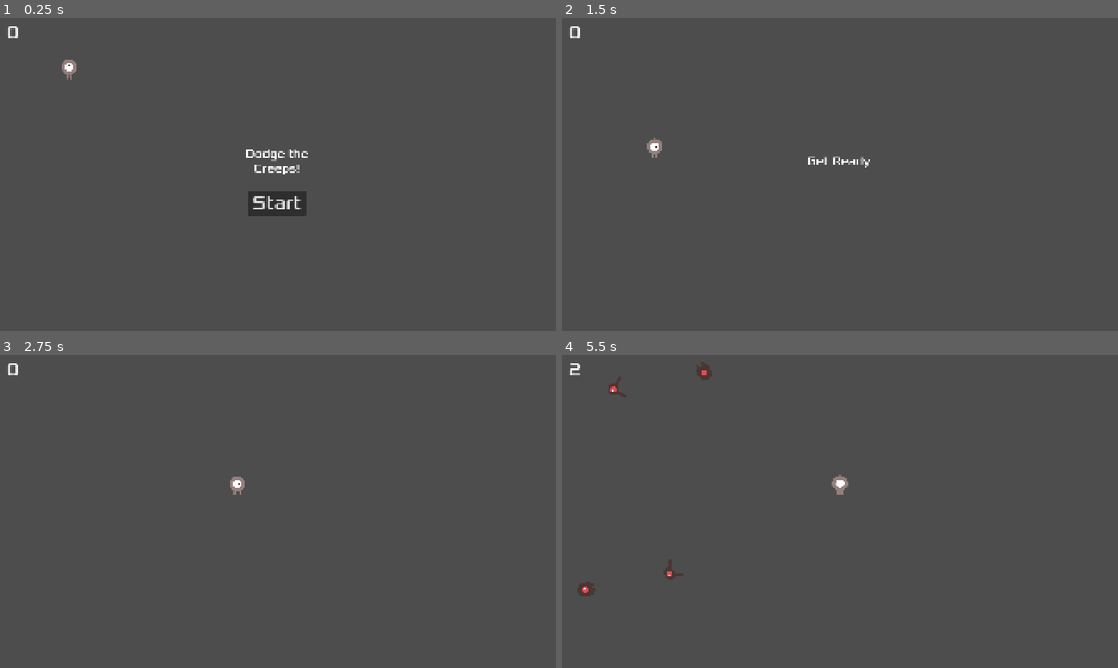
Above: before the commit, frames 1-4 (two rows, left to right).
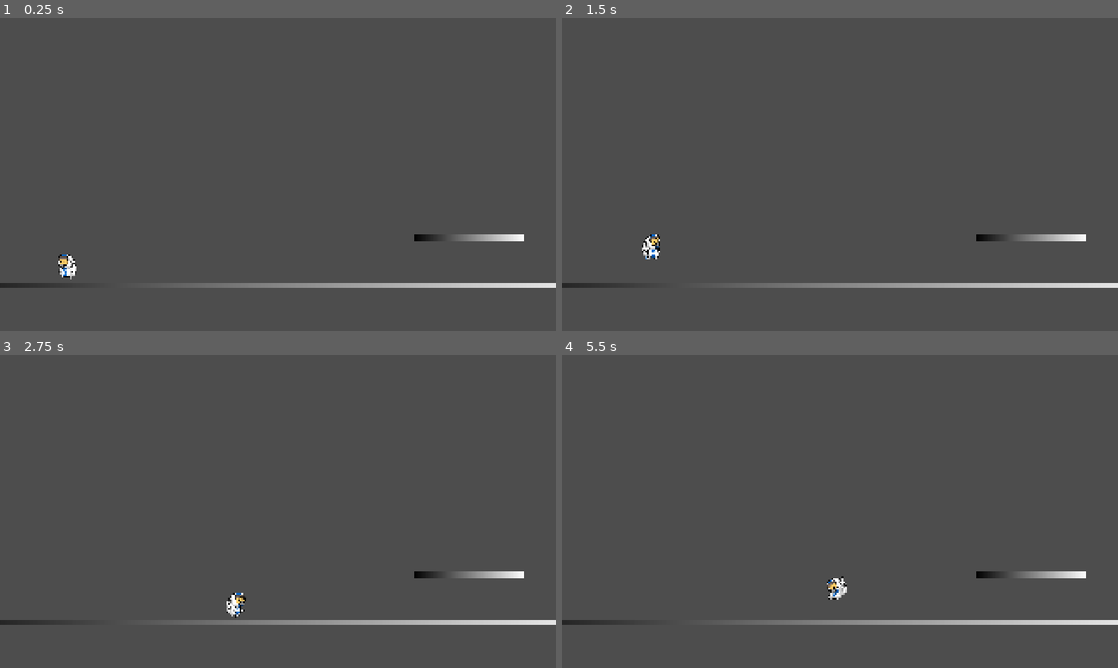
Above: after the commit, the same moments.

Repository: caiovini980/metroidvania-game
Game: Godot game, scene res://Game/Levels/Test/Test.tscn
Same seed, same stepped clock (60 frames per second), same inputs: the game is played once before the commit and once after it. Before the commit the project starts from res://template_project/Scenes/Main.tscn.
Inputs (mouse positions are in pixels of both pictures, inside the frame that each line leads up to):
- Up to frame 1 (0.25 s): no input
- Up to frame 2 (1.5 s): click (840, 202) at 0.5 s, where only the run before the commit has a clickable "Start"; hold Right (move_right) from 1.28 s (still down); tap Space (jump) at 1.35 s
- Up to frame 3 (2.75 s): keep holding Right (move_right); tap Space (jump) at 1.52, 1.82, 2.1, 2.27, 2.57 s
- Up to frame 4 (5.5 s): release Right (move_right) at 2.78 s; hold Left (move_left) 2.78-3.53 s; tap Space (jump) at 2.85, 3.6, 3.77, 4.07, 4.35, 4.52, 4.82, 5.1, 5.27 s; hold Right (move_right) 3.53-5.03 s; hold Left (move_left) from 5.03 s (still down)

The runs differ from the first frame. In frame 1, 2.9% of the frame differs, in the area x 0-100%, y 2-87%; in frame 2, 2.0%; in frame 3, 1.9%; in frame 4, 2.3%.

Commit message:
Added jump effect, step SFXs and VFX

Diff:
--- a/game/Game/Characters/Player/Player.gd
+++ b/game/Game/Characters/Player/Player.gd
@@ -1,14 +1,22 @@
 class_name Player extends CharacterBase
 
-@export var jump_velocity: float = -400
-@export var move_direction: Vector2
+@export_group("Control Variables")
+@export var jump_force: float
+
+@export_group("Animation")
 @export var animation_player: AnimationPlayer
 @export var animated_sprite: AnimatedSprite2D
 
-@export var current_velocity: Vector2
+@export_group("Particles")
+@export var step_particles: GPUParticles2D
+
+@export_group("Audio")
+@export var audio_player: AudioStreamPlayer2D
+@export var steps_sfx: Array[AudioStream]
 
 var last_faced_direction: Vector2 = Vector2.ZERO
 var has_jumped: bool = false
+var move_direction: Vector2
 
 func _enter_tree():
 	gravity = ProjectSettings.get_setting("physics/2d/default_gravity")
@@ -19,14 +27,15 @@
 	if animated_sprite == null:
 		animated_sprite = $Sprite
 
+	if step_particles == null:
+		step_particles = $StepParticles
+
 	print("Instantiated Player")
 
 func update(delta: float) -> void:
 	_handle_input(delta)
 
 func _handle_input(delta: float) -> void:
-	current_velocity = velocity
-
 	# handle movement
 	move_direction = Vector2.ZERO
 
@@ -54,7 +63,6 @@
 func handle_animations() -> void:
 	if !is_on_floor():
 		if velocity.y > 0 and !has_jumped:
-			print("playing falling")
 			animation_player.play("falling")
 		else:
 			animation_player.play("jump")
@@ -66,8 +74,13 @@
 		else:
 			animation_player.play("idle")
 
+func on_step() -> void:
+	step_particles.restart()
+	step_particles.emitting = true
+	audio_player.stream = steps_sfx[randi_range(0, steps_sfx.size() - 1)]
+	audio_player.play()
+
 func _jump() -> void:
 	if is_on_floor():
-		print("playing jump")
-		velocity.y = jump_velocity
+		velocity.y = jump_force
 		has_jumped = true
--- a/game/Game/Characters/Player/Player.tscn
+++ b/game/Game/Characters/Player/Player.tscn
@@ -1,14 +1,24 @@
-[gd_scene load_steps=64 format=3 uid="uid://bh2rxmxy4sgqy"]
+[gd_scene load_steps=80 format=3 uid="uid://bh2rxmxy4sgqy"]
 
 [ext_resource type="Script" uid="uid://b0nfdhryt1x7n" path="res://Game/Characters/Player/Player.gd" id="1_nnbg8"]
+[ext_resource type="AudioStream" uid="uid://c52bdlq5oou74" path="res://Game/Characters/Player/Effects/SFX/Footsteps_Sand_Walk_01.wav" id="2_xp8ll"]
+[ext_resource type="AudioStream" uid="uid://jb58ua7bamhn" path="res://Game/Characters/Player/Effects/SFX/Footsteps_Sand_Walk_02.wav" id="3_0fq0d"]
 [ext_resource type="Texture2D" uid="uid://c88ru755ekrak" path="res://Game/Characters/Player/Animations/Idle/01.png" id="3_ry3dg"]
+[ext_resource type="AudioStream" uid="uid://btmby3hcfst4m" path="res://Game/Characters/Player/Effects/SFX/Footsteps_Sand_Walk_03.wav" id="4_6wwaa"]
 [ext_resource type="Texture2D" uid="uid://dsda27o3l0hg4" path="res://Game/Characters/Player/Animations/Idle/02.png" id="4_qwbmt"]
 [ext_resource type="Texture2D" uid="uid://dg056phjnyg1p" path="res://Game/Characters/Player/Animations/Idle/03.png" id="5_1coae"]
+[ext_resource type="AudioStream" uid="uid://bkyl2l5j2jd0k" path="res://Game/Characters/Player/Effects/SFX/Footsteps_Sand_Walk_04.wav" id="5_i4qf6"]
+[ext_resource type="AudioStream" uid="uid://bny7g2pjbawck" path="res://Game/Characters/Player/Effects/SFX/Footsteps_Sand_Walk_05.wav" id="6_4jmse"]
 [ext_resource type="Texture2D" uid="uid://c1wwwhks0s58" path="res://Game/Characters/Player/Animations/Idle/04.png" id="6_lb2d6"]
+[ext_resource type="AudioStream" uid="uid://bnocwsqveu6qv" path="res://Game/Characters/Player/Effects/SFX/Footsteps_Sand_Walk_06.wav" id="7_2tc04"]
 [ext_resource type="Texture2D" uid="uid://bu5briri41tgd" path="res://Game/Characters/Player/Animations/Idle/05.png" id="7_ayuli"]
 [ext_resource type="Texture2D" uid="uid://cptm1tebkmv00" path="res://Game/Characters/Player/Animations/Idle/06.png" id="8_3ra76"]
+[ext_resource type="AudioStream" uid="uid://dvdgq5yxowuk2" path="res://Game/Characters/Player/Effects/SFX/Footsteps_Sand_Walk_07.wav" id="8_xcu25"]
 [ext_resource type="Texture2D" uid="uid://3elc2jvq1025" path="res://Game/Characters/Player/Animations/Idle/07.png" id="9_k6edj"]
+[ext_resource type="AudioStream" uid="uid://m28r1bknlbic" path="res://Game/Characters/Player/Effects/SFX/Footsteps_Sand_Walk_08.wav" id="9_pe2hh"]
 [ext_resource type="Texture2D" uid="uid://c3whia4chvotm" path="res://Game/Characters/Player/Animations/Idle/08.png" id="10_2vyxd"]
+[ext_resource type="AudioStream" uid="uid://do1j7jbhmyhqy" path="res://Game/Characters/Player/Effects/SFX/Footsteps_Sand_Walk_09.wav" id="10_cogra"]
+[ext_resource type="AudioStream" uid="uid://cb3fcj2w7ftyi" path="res://Game/Characters/Player/Effects/SFX/Footsteps_Sand_Walk_10.wav" id="11_mauia"]
 [ext_resource type="Texture2D" uid="uid://dbnrdf5yqba4u" path="res://Game/Characters/Player/Animations/Idle/09.png" id="11_sutk5"]
 [ext_resource type="Texture2D" uid="uid://fhsaq16pamqa" path="res://Game/Characters/Player/Animations/Idle/10.png" id="12_6tni5"]
 [ext_resource type="Texture2D" uid="uid://dk2mfiwbhcadr" path="res://Game/Characters/Player/Animations/Idle/11.png" id="13_0omhs"]
@@ -55,6 +65,7 @@
 [ext_resource type="Texture2D" uid="uid://8uvojvngn2uc" path="res://Game/Characters/Player/Animations/Jump/17.png" id="39_2tc04"]
 [ext_resource type="Texture2D" uid="uid://cqs8gv3jijbcf" path="res://Game/Characters/Player/Animations/Jump/18.png" id="40_xcu25"]
 [ext_resource type="Texture2D" uid="uid://4wqcaklnswwm" path="res://Game/Characters/Player/Animations/Jump/19.png" id="41_pe2hh"]
+[ext_resource type="Texture2D" uid="uid://mpgnre82wy5p" path="res://Game/Characters/Player/Effects/VFX/step_smoke_1.png" id="56_2ak26"]
 
 [sub_resource type="SpriteFrames" id="SpriteFrames_nnbg8"]
 animations = [{
@@ -429,6 +440,23 @@
 "points": PackedFloat32Array(0, -0.25, 0, 0.25, 0, -20, -0.017347243, 0, 0.02243576, 0, 0, -0.25, 0, 0.25, 0, -20, -0.017347243, 0, 0.02243576, 0, 0, -0.25, 0, 0.25, 0),
 "times": PackedFloat32Array(0, 0.3617282, 0.60162747, 0.9, 1.3283949)
 }
+tracks/4/type = "method"
+tracks/4/imported = false
+tracks/4/enabled = true
+tracks/4/path = NodePath(".")
+tracks/4/interp = 1
+tracks/4/loop_wrap = true
+tracks/4/keys = {
+"times": PackedFloat32Array(0.6223849, 1.35),
+"transitions": PackedFloat32Array(1, 1),
+"values": [{
+"args": [],
+"method": &"on_step"
+}, {
+"args": [],
+"method": &"on_step"
+}]
+}
 
 [sub_resource type="AnimationLibrary" id="AnimationLibrary_2ak26"]
 _data = {
@@ -443,11 +471,48 @@
 radius = 41.0
 height = 158.0
 
-[node name="Player" type="CharacterBody2D"]
-position = Vector2(0, -57)
+[sub_resource type="Curve" id="Curve_mh0rf"]
+_data = [Vector2(0.013254788, 1), 0.0, 0.0, 0, 0, Vector2(0.25478643, 0), 0.0, 0.0, 0, 0]
+point_count = 2
+
+[sub_resource type="CurveTexture" id="CurveTexture_c4upe"]
+curve = SubResource("Curve_mh0rf")
+
+[sub_resource type="Curve" id="Curve_2ak26"]
+_data = [Vector2(0.010309279, 0), 0.0, 0.0, 0, 0, Vector2(0.24742267, 1), 0.0, 0.0, 0, 0]
+point_count = 2
+
+[sub_resource type="CurveTexture" id="CurveTexture_mh0rf"]
+curve = SubResource("Curve_2ak26")
+
+[sub_resource type="ParticleProcessMaterial" id="ParticleProcessMaterial_e6khe"]
+particle_flag_disable_z = true
+emission_shape = 6
+emission_ring_axis = Vector3(0, 0, 1)
+emission_ring_height = 1.0
+emission_ring_radius = 1.0
+emission_ring_inner_radius = 0.0
+emission_ring_cone_angle = 90.0
+spread = 100.0
+gravity = Vector3(0, -980, 0)
+linear_accel_min = -2.2351742e-06
+linear_accel_max = -2.2351742e-06
+radial_accel_min = 0.99999774
+radial_accel_max = 0.99999774
+scale_min = 0.5
+scale_curve = SubResource("CurveTexture_mh0rf")
+alpha_curve = SubResource("CurveTexture_c4upe")
+
+[node name="Player" type="CharacterBody2D" node_paths=PackedStringArray("animation_player", "animated_sprite", "step_particles", "audio_player")]
+position = Vector2(1, -57)
 scale = Vector2(0.5, 0.5)
 script = ExtResource("1_nnbg8")
-jump_velocity = -600.0
+jump_force = -600.0
+animation_player = NodePath("AnimationPlayer")
+animated_sprite = NodePath("Sprite")
+step_particles = NodePath("StepParticles")
+audio_player = NodePath("AudioStreamPlayer2D")
+steps_sfx = Array[AudioStream]([ExtResource("2_xp8ll"), ExtResource("3_0fq0d"), ExtResource("4_6wwaa"), ExtResource("5_i4qf6"), ExtResource("6_4jmse"), ExtResource("7_2tc04"), ExtResource("8_xcu25"), ExtResource("9_pe2hh"), ExtResource("10_cogra"), ExtResource("11_mauia")])
 max_health = 100.0
 current_health = 100.0
 walk_speed = 400.0
@@ -456,8 +521,7 @@
 [node name="Sprite" type="AnimatedSprite2D" parent="."]
 position = Vector2(0, -20)
 sprite_frames = SubResource("SpriteFrames_nnbg8")
-animation = &"falling"
-frame = 9
+animation = &"walk"
 
 [node name="AnimationPlayer" type="AnimationPlayer" parent="."]
 libraries = {
@@ -468,3 +532,14 @@
 [node name="Collider" type="CollisionShape2D" parent="."]
 position = Vector2(1, 41)
 shape = SubResource("CapsuleShape2D_sgod2")
+
+[node name="StepParticles" type="GPUParticles2D" parent="."]
+position = Vector2(0, 120)
+emitting = false
+amount = 1
+texture = ExtResource("56_2ak26")
+one_shot = true
+fixed_fps = 18
+process_material = SubResource("ParticleProcessMaterial_e6khe")
+
+[node name="AudioStreamPlayer2D" type="AudioStreamPlayer2D" parent="."]
--- a/game/Game/Levels/Test/Test.tscn
+++ b/game/Game/Levels/Test/Test.tscn
@@ -16,15 +16,6 @@
 [node name="Test" type="Node2D" node_paths=PackedStringArray("Managers")]
 script = ExtResource("1_0am12")
 Managers = [NodePath("Managers/CharacterManager")]
-
-[node name="Managers" type="Node" parent="."]
-
-[node name="CharacterManager" type="Node" parent="Managers"]
-script = ExtResource("2_ivrkv")
-player_character = ExtResource("3_8p3g4")
-
-[node name="PlayerSpawnPosition" type="Marker2D" parent="Managers/CharacterManager"]
-position = Vector2(230, 851)
 
 [node name="Environment" type="Node" parent="."]
 
@@ -48,3 +39,12 @@
 [node name="CollisionShape2D" type="CollisionShape2D" parent="Environment/Plataform"]
 scale = Vector2(0.15, 1)
 shape = SubResource("SegmentShape2D_8p3g4")
+
+[node name="Managers" type="Node" parent="."]
+
+[node name="CharacterManager" type="Node" parent="Managers"]
+script = ExtResource("2_ivrkv")
+player_character = ExtResource("3_8p3g4")
+
+[node name="PlayerSpawnPosition" type="Marker2D" parent="Managers/CharacterManager"]
+position = Vector2(230, 851)
--- a/game/project.godot
+++ b/game/project.godot
@@ -11,7 +11,7 @@
 [application]
 
 config/name="Game"
-run/main_scene="uid://ba81mfrps5pxx"
+run/main_scene="uid://docgwfusbg4d7"
 config/features=PackedStringArray("4.5", "Forward Plus")
 config/icon="res://icon.svg"
 
Binary file changed: game/Game/Characters/Player/Animations/Jump/01.png
Binary file changed: game/Game/Characters/Player/Animations/Jump/02.png
Binary file changed: game/Game/Characters/Player/Animations/Jump/03.png
Binary file changed: game/Game/Characters/Player/Animations/Jump/04.png
Binary file changed: game/Game/Characters/Player/Animations/Jump/05.png
Binary file changed: game/Game/Characters/Player/Animations/Jump/06.png
Not shown, added: game/Game/Characters/Player/Effects/SFX/Footsteps_Sand_Walk_01.wav.import
Not shown, added: game/Game/Characters/Player/Effects/SFX/Footsteps_Sand_Walk_02.wav.import
Not shown, added: game/Game/Characters/Player/Effects/SFX/Footsteps_Sand_Walk_03.wav.import
Not shown, added: game/Game/Characters/Player/Effects/SFX/Footsteps_Sand_Walk_04.wav.import
Not shown, added: game/Game/Characters/Player/Effects/SFX/Footsteps_Sand_Walk_05.wav.import
Not shown, added: game/Game/Characters/Player/Effects/SFX/Footsteps_Sand_Walk_06.wav.import
(and 18 more such lines)
